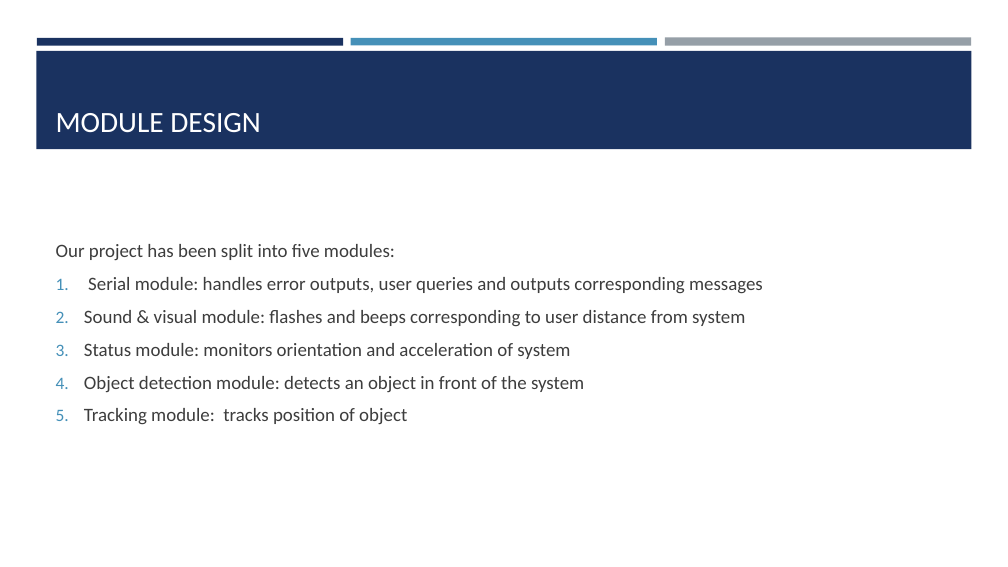
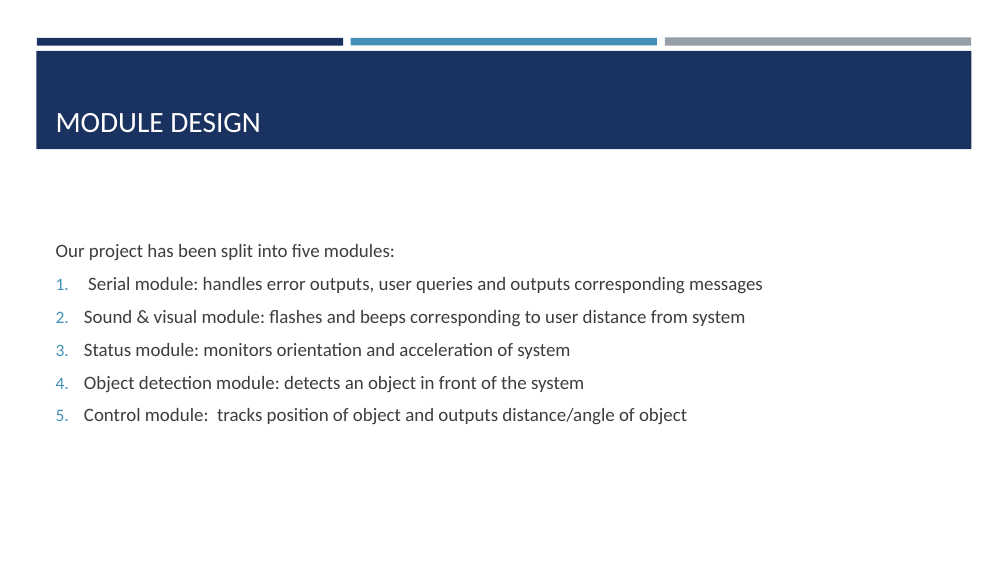
Before and after one commit to WillVallis/MTRX2700-Major-Project-, a slide deck: slide 8 of Design and Pseudocode Materials/Major Project Presentation.pptx (slide 7 before the commit). Drawn at 1008x567 pixels with LibreOffice and Linux fonts; fonts in the diff are those of the drawing. Boxes give left, top, right and bottom in pixels: in the first picture for what was removed or moved away, otherwise in the second. Text is boxed around its words. In the diff, an @@ line names an element or a change of style, - is before the commit and + after.

```diff
--- a/Design and Pseudocode Materials/Major Project Presentation.pptx
+++ b/Design and Pseudocode Materials/Major Project Presentation.pptx
@@ text at box(84, 408, 687, 425): text changed @@
-5. Tracking module: tracks position of object
+5. Control module: tracks position of object and outputs distance/angle of object
```
Also in this commit, not shown: 7 other slides changed, 2 slides added, 20 other files.
